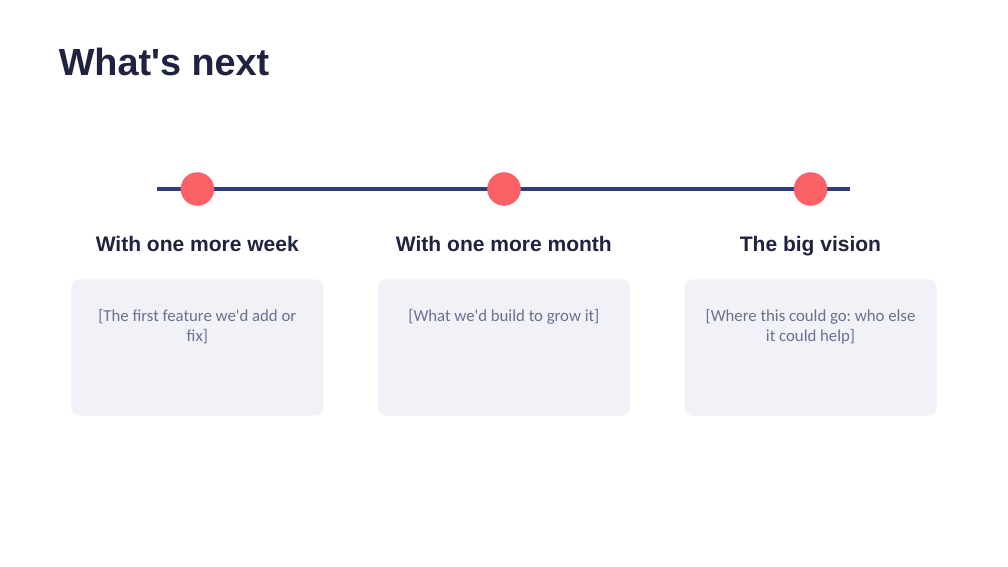
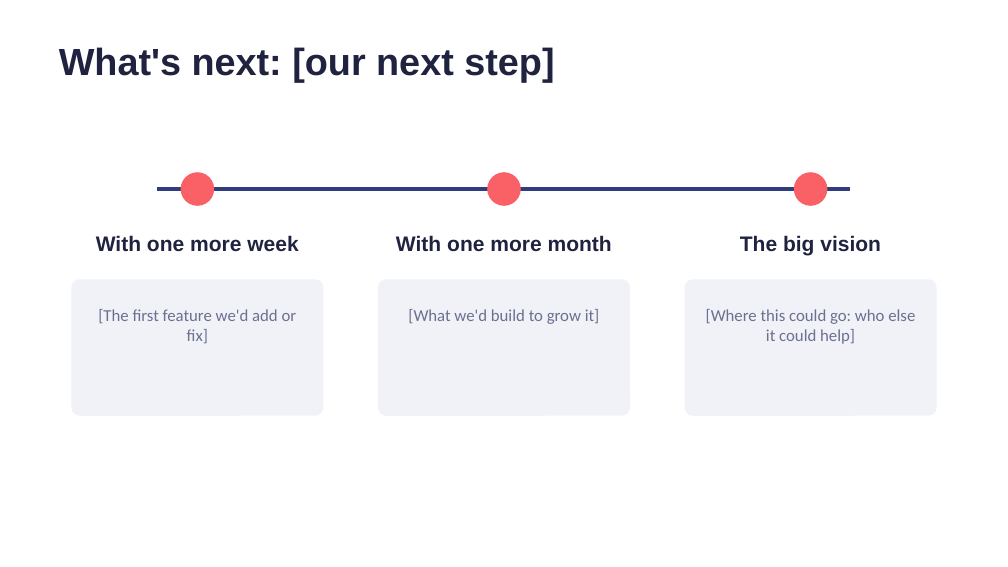
Before and after one commit to OP793/Table7, a slide deck: slide 6 of presentation/Table7-pitch-deck.pptx. Drawn at 1008x567 pixels with LibreOffice and Linux fonts; fonts in the diff are those of the drawing. Boxes give left, top, right and bottom in pixels: in the first picture for what was removed or moved away, otherwise in the second. Text is boxed around its words. In the diff, an @@ line names an element or a change of style, - is before the commit and + after.

```diff
--- a/presentation/Table7-pitch-deck.pptx
+++ b/presentation/Table7-pitch-deck.pptx
@@ title at box(59, 47, 554, 82): text changed @@
-What's next
+What's next: [our next step]
```
Also in this commit, not shown: 2 other slides changed.
